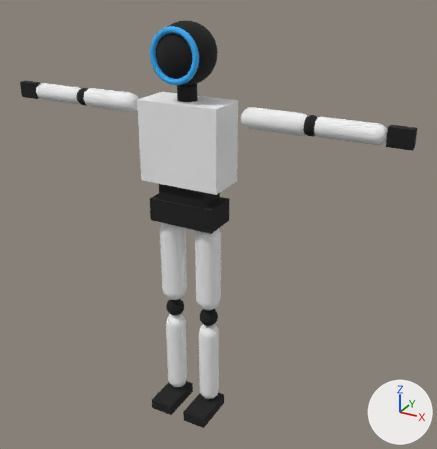
A saved change to the glTF model public/kits/block-robot.glb.
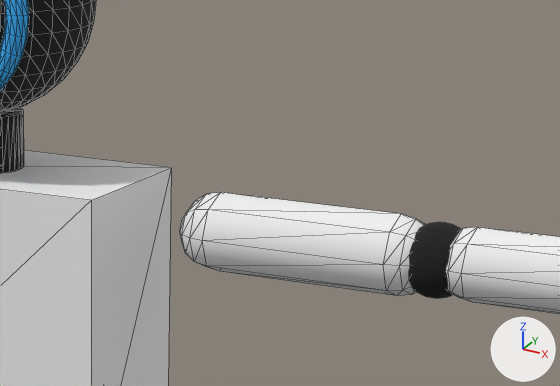
The first picture shows the older version from a camera (50 mm lens) standing at (1.268, -2.049, 2.0) and looking at (0.104, 0.067, 0.942). The close-ups show the older and then the newer version on the part from 44% to 79% of the width and 12% to 36% of the height of that picture. Only the edits that show in the close-ups are written down. Every picture has the same lights, and +X, +Y and +Z are marked at lower right. The close-ups show mesh edges as thin lines.

In view in the first close-up: 'chest', 'elbow_right', 'face_ring', 'forearm_right', 'head', 'neck', 'upper_arm_right'.
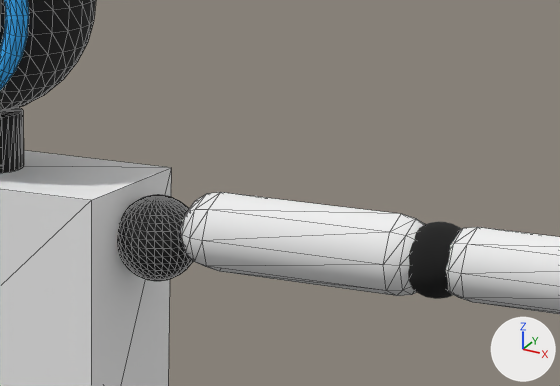
What the commit changed:
me_mesh_10 has 80 vertices, 136 faces and spans x 0.242..0.526, y -0.042..0.042, z 1.404..1.488.
me_mesh_10 no longer uses material mat_material_10 (white #f2f2f2).
me_mesh_10 gains material mat_material_12 (white #f2f2f2).
Mesh me_mesh_11_1 is new.
It has 497 vertices, 960 faces and spans x 0.166..0.256, y -0.045..0.045, z 1.386..1.476.
It uses material mat_material_11 (black #1a1a1a).
Object 'shoulder_right' (ob_shoulder_right) is new; it shows me_mesh_11_1.
Its location is (0.0, 0.0, 0.0).

Changed parts and their boxes (x1, y1, x2, y2) in the close-ups (560 x 386 px):
'shoulder_right', added
    after: (118, 195, 193, 281)
